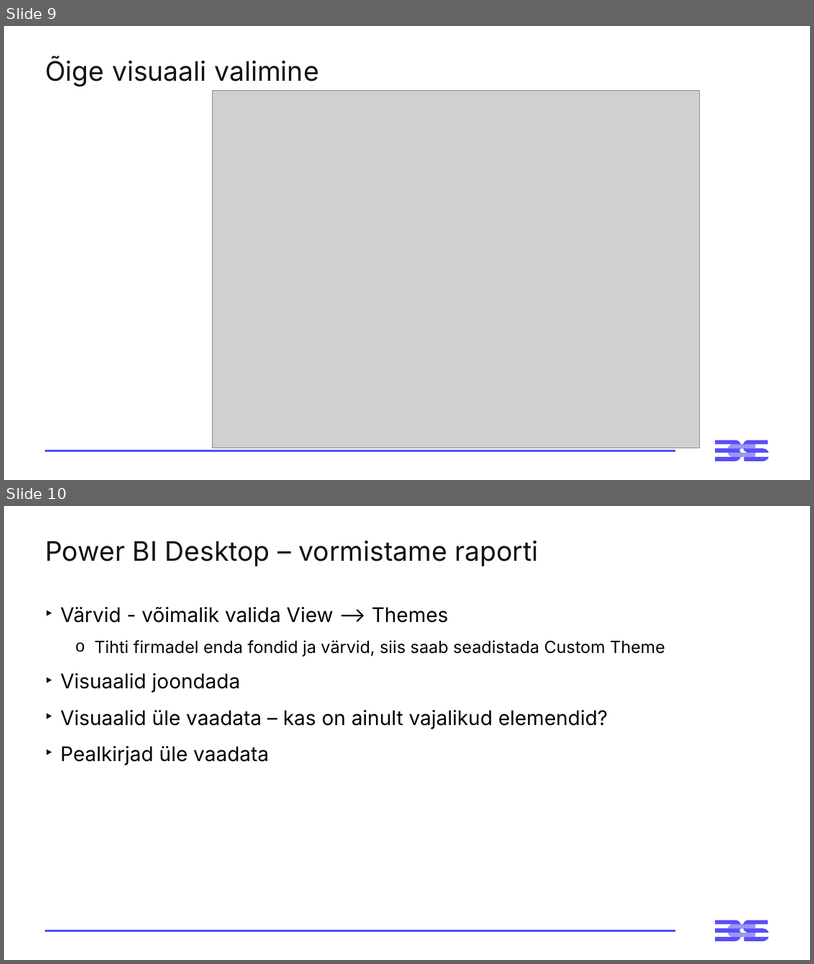
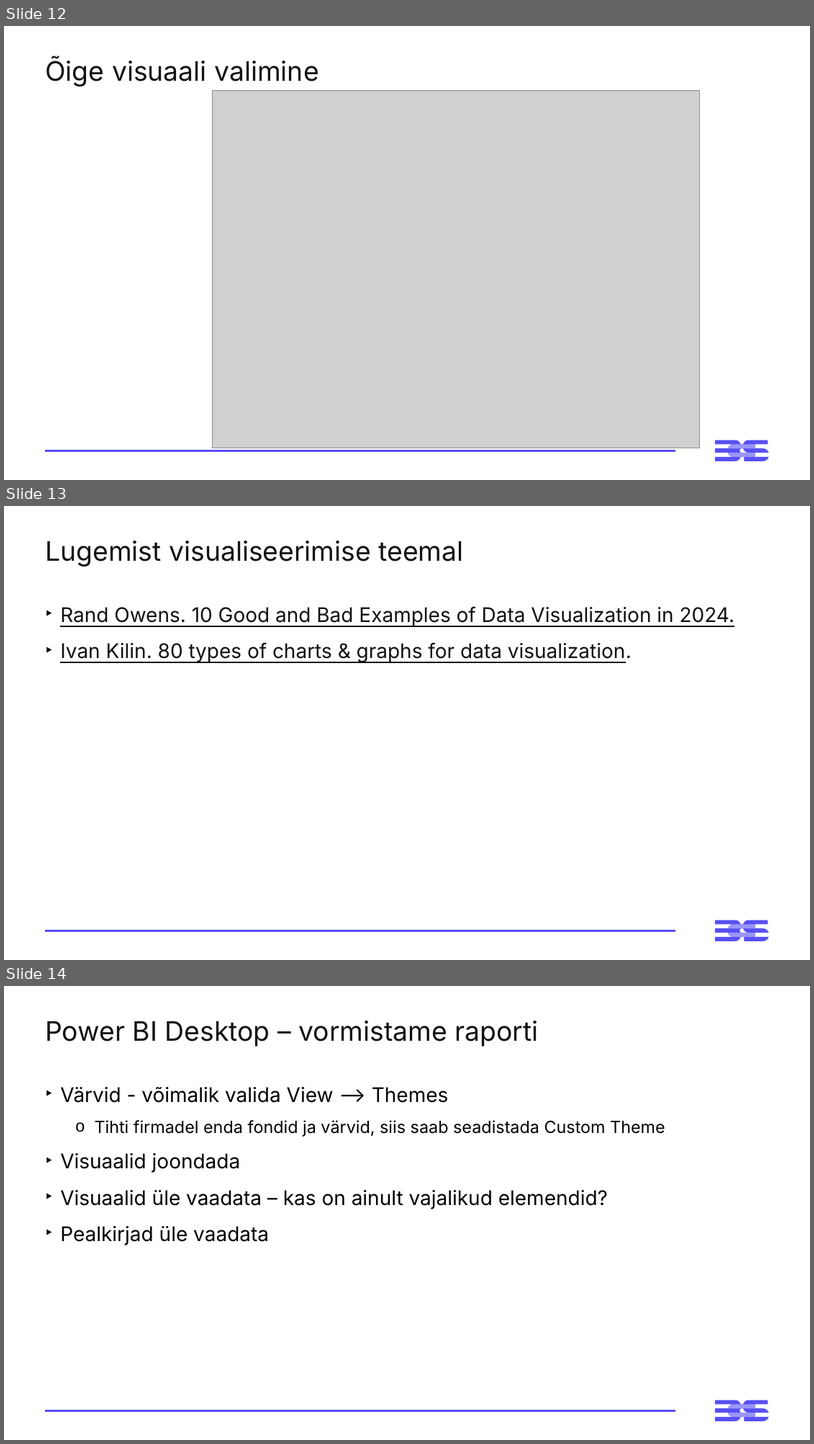
Before and after one commit to virverani/andmetarkus, a slide deck: Day3/3-paev-andmetarkus-esitlus.pptx. Shown one above the other, each under a label of ours: slides 9 and 10 before the commit, slides 12, 13 and 14 after it. The pictures are 814x964 and 814x1444 pixels, drawn with LibreOffice and Linux fonts; fonts in the diff are those of the drawing; grey boxes stand for pictures. Boxes give left, top, right and bottom in pixels: in the first picture for what was removed or moved away, otherwise in the second. Text is boxed around its words. In the diff, an @@ line names an element or a change of style, - is before the commit and + after.

Commit message:
Slides updated.

```diff
--- a/Day3/3-paev-andmetarkus-esitlus.pptx
+++ b/Day3/3-paev-andmetarkus-esitlus.pptx
@@ slide 13 added at [4,506,810,960], background #FFFFFF; not listed: 3 template elements that a slide beside it also shows @@
@@ title added at [45,541,464,566], 32 pt, text #121212 @@
+Lugemist visualiseerimise teemal
@@ text added at [60,606,736,663], 24 pt, text #121212, underline @@
+‣ Rand Owens. 10 Good and Bad Examples of Data Visualization in 2024.
+‣ Ivan Kilin. 80 types of charts & graphs for data visualization.
@@ what was slide 9 is now slide 12 @@
@@ what was slide 10 is now slide 14 @@
```
Also in this commit, not shown: 3 other slides added.
